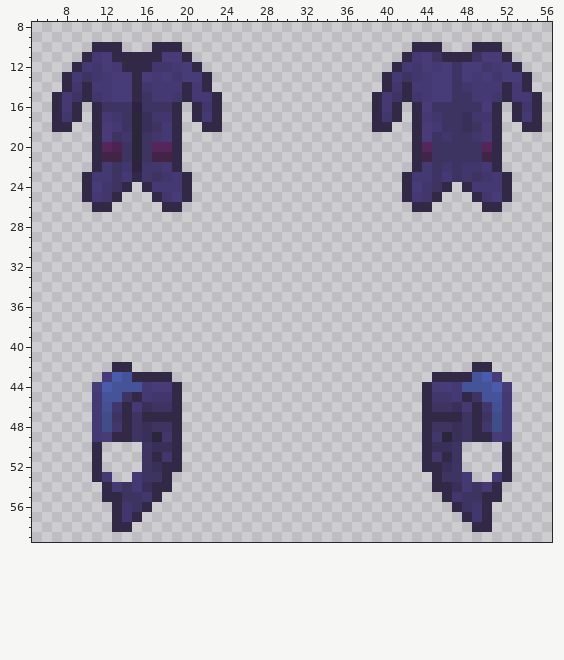
Pixel-art sprite, stored at Resources/Textures/Afgan/Clothing/Coats/mantia.rsi/equipped-OUTERCLOTHING.png. That is the earlier state.
The file is 64x64 pixels. Pixels under 10% opacity are left out. Colours within 5 levels of each other are drawn and written as one. Shown: x 5..56, y 8..59.
New version:
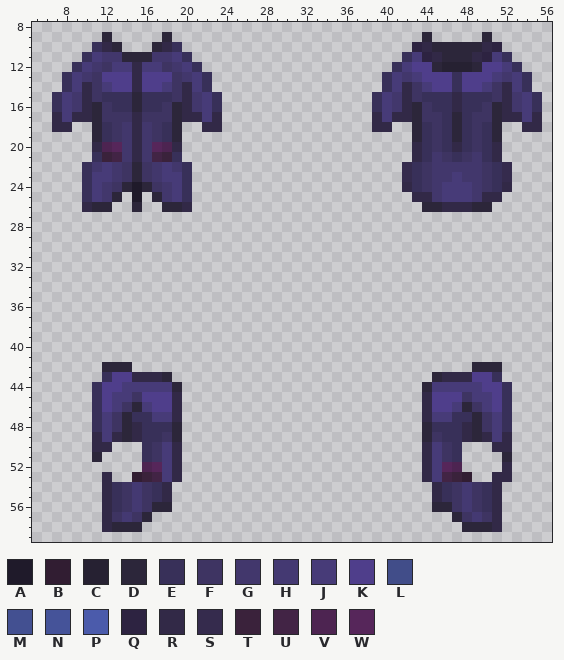
Palette (. is transparent): A #1f1a2a  B #311d32  C #262132  D #2c263a  E #383059  F #3e3462  G #42376c  H #443972  J #473b78  K #4f3e8b  L #414d89  M #435091  N #455399  P #4b5bab  Q #2d2341  R #322947  S #352b4d  T #3a223b  U #422445  V #4d2451  W #56265a
The exact change:
Changed rows in their new state; - is an unchanged pixel.
first column x 7:
 9 -----D-----D-------------------------D-----D-----
10 ----E-D---D-E-----------------------Q-DDDDD-Q----
11 ---EJGGDDDGG-E---------------------EJQRDDDRQ-E---
12 --EJ-FJJ-JJFG-E-------------------EJKKDCCCDKK-E--
13 -EJGFKKK-KKKFG-E-----------------EJGJKKKEKKKJG-E-
14 -EJ-FJKK-KKJF-JE-----------------EJ-FJKKEKKJF-JE-
15 EJG-FEEEDEEEF-GJE---------------EJG-FEEEREEEF-GJE
16 EJGRD-EEDEE-DRGJE---------------EJGRDFEEREEFDRGJE
17 -J-RDFF-RFFFDR-J-----------------J-RDFFED-FFDR-J-
18 ----DEFGRG-ED-----------------------DEFED--ED----
19 ----DE--RGFED-----------------------DE-EDEFED----
20 -----VWGRG-V-------------------------E-ERE-E-----
21 ----ET-GRG-TE------------------------EG-E-GE-----
22 ---EGJGFDF-JGE---------------------SEFG-G--FES---
23 ---EJJGFDFGJJE---------------------SEFGGJ-GFES---
24 ---E---DADFGJE----------------------EFGJJJGFE----
25 ---EJ-D-A-D--E---------------------.RRGJJJGRR.---
26 ---RDD--D--DDR----------------------.DDRRRDD.----
first column x 11:
42 -DDD----------------------------------DDD-
43 -EKK---D--------------------------D---KKE-
44 EKKJJJ--D------------------------D--JJJKKE
45 EKJJFKKK--------------------------KKKFJJKE
46 EKJFDJKK--------------------------KKJDFJKE
47 EJ-DEEJJ--------------------------JJEED-JE
48 EJFDR-EED------------------------DEE-RDFJE
49 R--DR-EFD------------------------DFE-RD--R
50 -R---EFJ--------------------------JFE---R-
51 D----EFJ--------------------------JFE----D
52 .----VWJ--------------------------JWV-----
53 .R--BTUJR------------------------RJUTB--R-
54 --E--FE----------------------------EF--E--
55 --E-HFER--------------------------REFH-E--
56 -REFHFDD--------------------------DDFHFER-
57 -RFHFD------------------------------DFHFR-
58 -RDDD--------------------------------DDDR-
